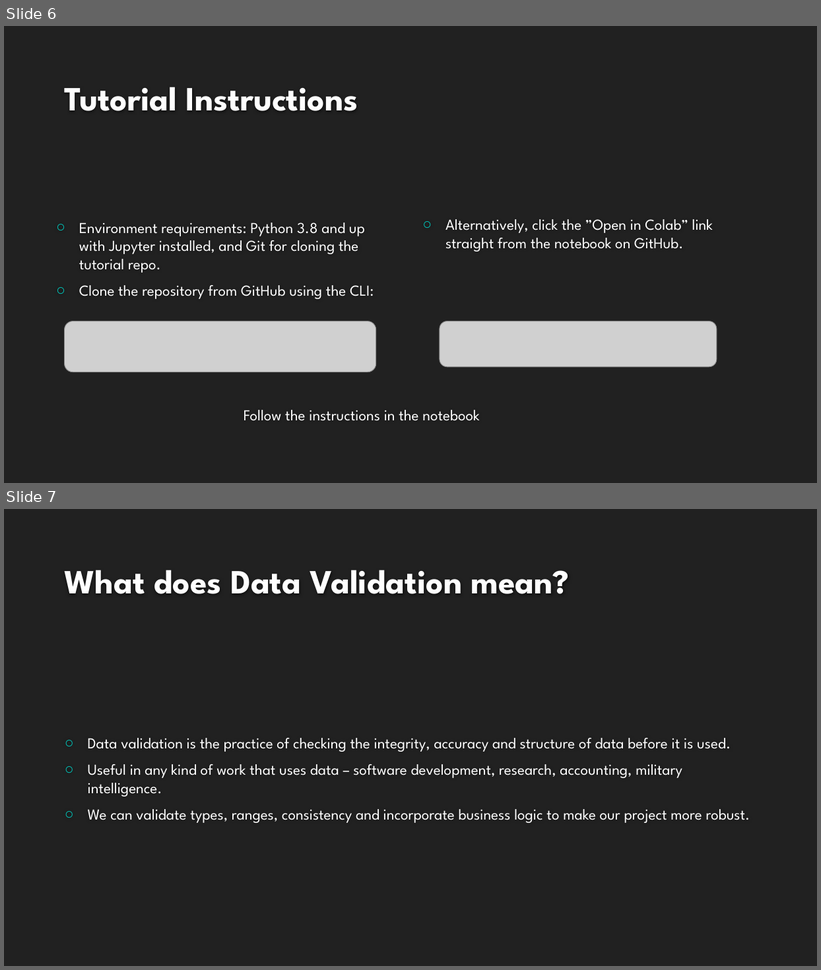
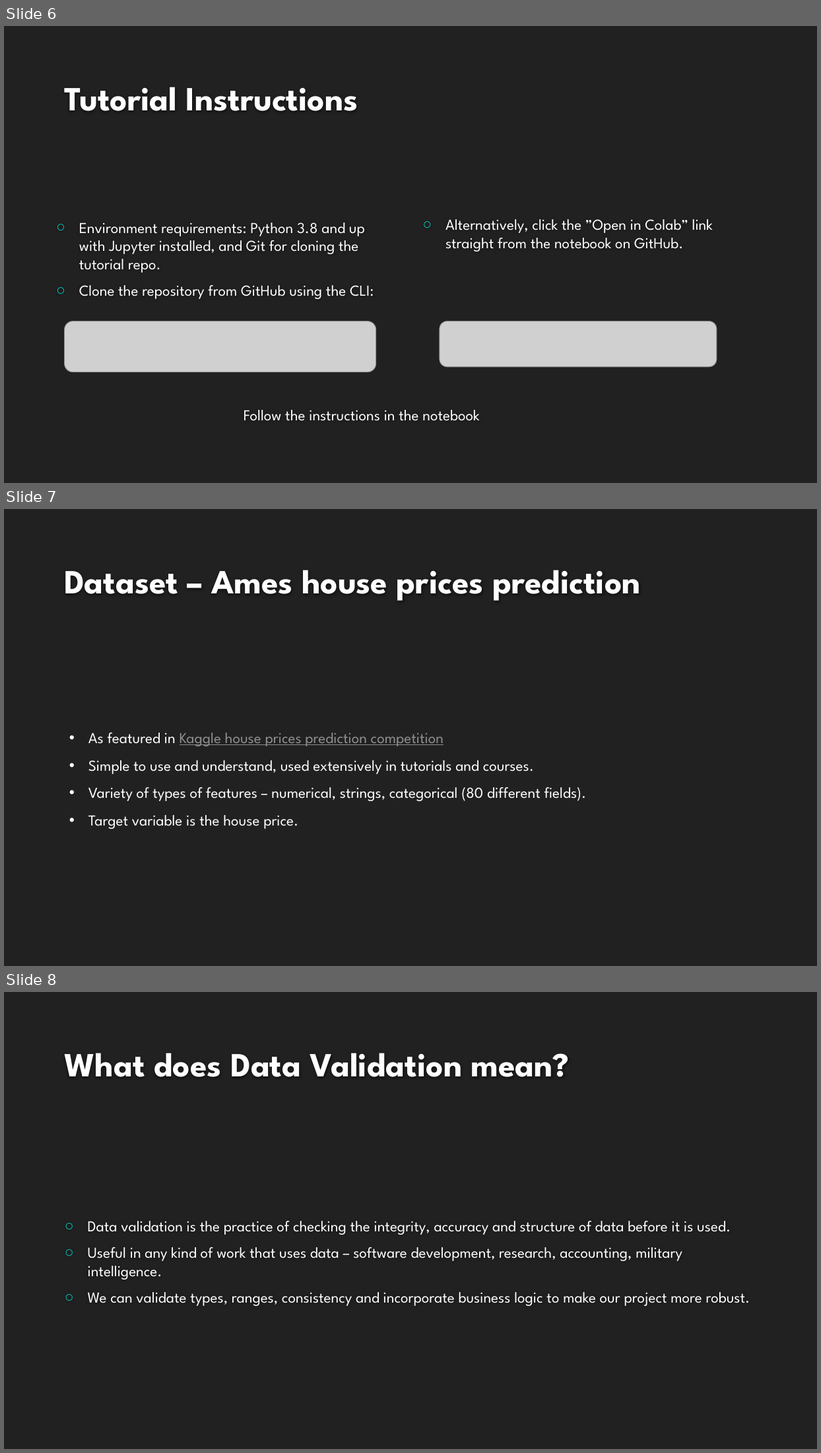
Before and after one commit to NatanMish/data_validation, a slide deck: Data Validation for Data Science.pptx. Shown one above the other, each under a label of ours: slides 6 and 7 before the commit, slides 6, 7 and 8 after it. The pictures are 821x970 and 821x1453 pixels, drawn with LibreOffice and Linux fonts; fonts in the diff are those of the drawing; grey boxes stand for pictures; background and template pictures are left out. Boxes give left, top, right and bottom in pixels: in the first picture for what was removed or moved away, otherwise in the second. Text is boxed around its words. In the diff, an @@ line names an element or a change of style, - is before the commit and + after.

```diff
--- a/Data Validation for Data Science.pptx
+++ b/Data Validation for Data Science.pptx
@@ slide 7 added at [4, 509, 817, 966], background #212121 @@
@@ title added at [64, 570, 640, 601], 40 pt, text #FEFEFE, bold @@
+Dataset – Ames house prices prediction
@@ text added at [88, 733, 587, 829], 18 pt, text #FFFFFF @@
+• As featured in Kaggle house prices prediction competition
+• Simple to use and understand, used extensively in tutorials and courses.
+• Variety of types of features – numerical, strings, categorical (80 different fields).
+• Target variable is the house price.
@@ what was slide 7 is now slide 8 @@
```
Also in this commit, not shown: 3 slides changed, 1 other slide added, 4 other files.
